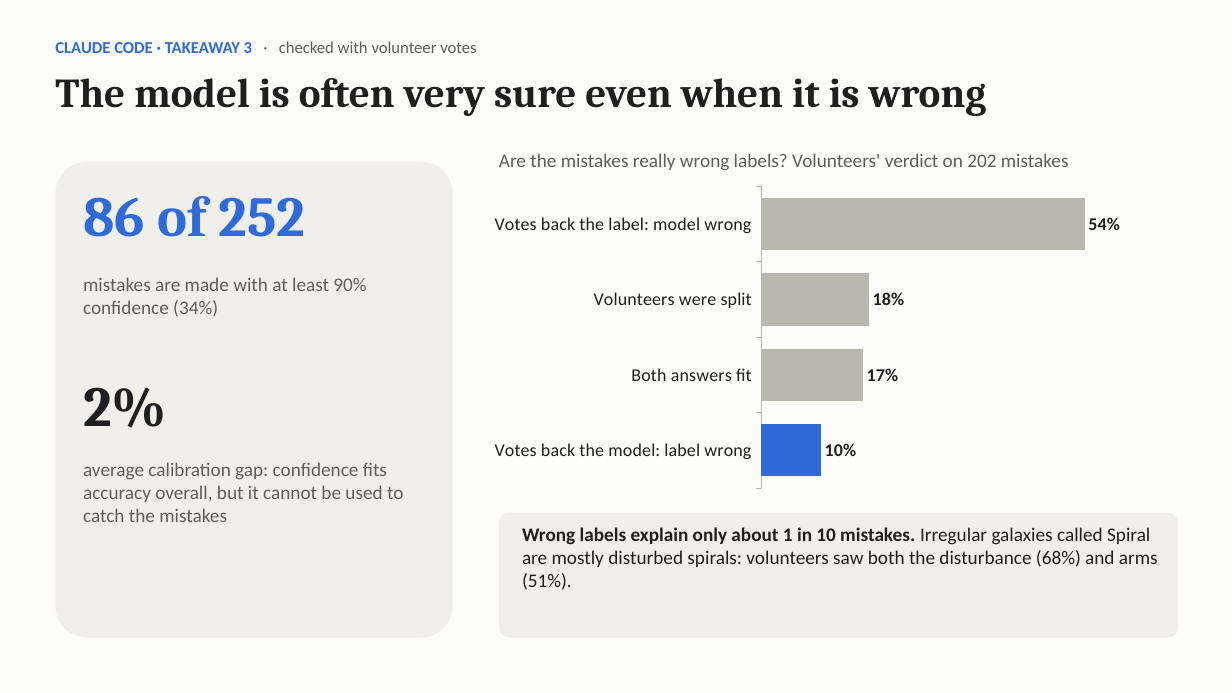
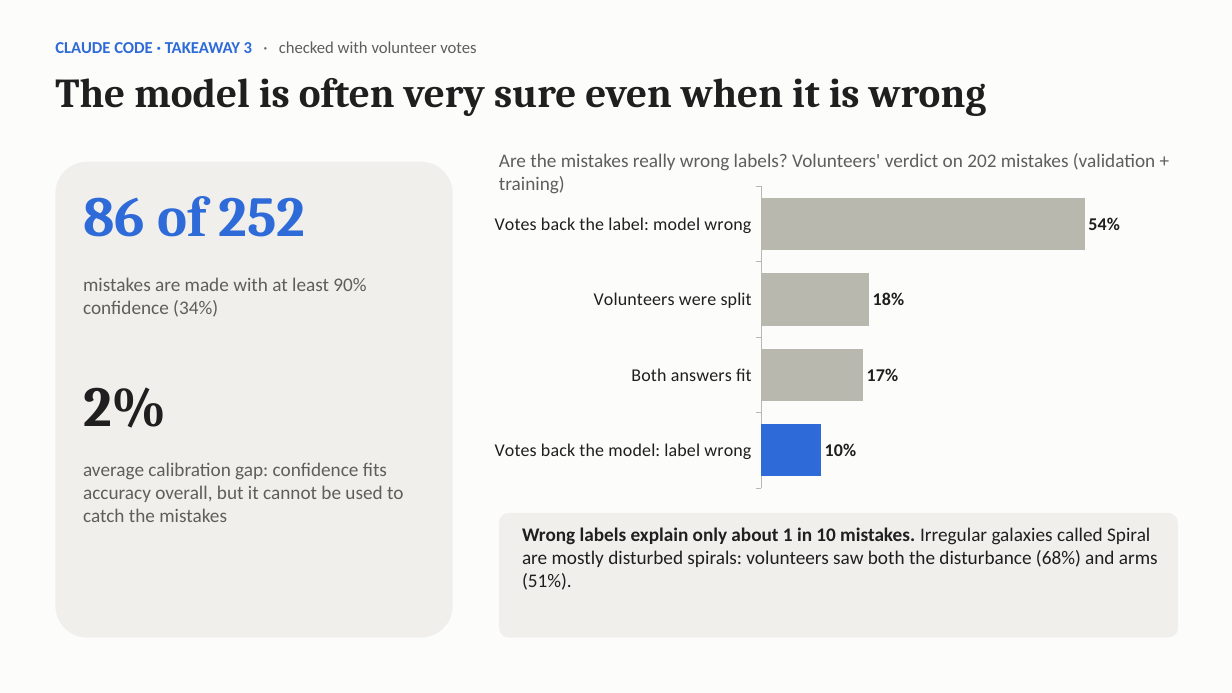
Before and after one commit to zsofiademjen21-lab/ai_and_visualization_two_dimensional_thinkers, a slide deck: slide 16 of presentation.pptx. Drawn at 1232x693 pixels with LibreOffice and Linux fonts; fonts in the diff are those of the drawing. Boxes give left, top, right and bottom in pixels: in the first picture for what was removed or moved away, otherwise in the second. Text is boxed around its words. In the diff, an @@ line names an element or a change of style, - is before the commit and + after.

```diff
--- a/presentation.pptx
+++ b/presentation.pptx
@@ text at (499, 153, 1155, 194): text changed @@
-Are the mistakes really wrong labels? Volunteers' verdict on 202 mistakes
+Are the mistakes really wrong labels? Volunteers' verdict on 202 mistakes (validation + training)
```
Also in this commit, not shown: 3 other slides changed, 1 other file.
